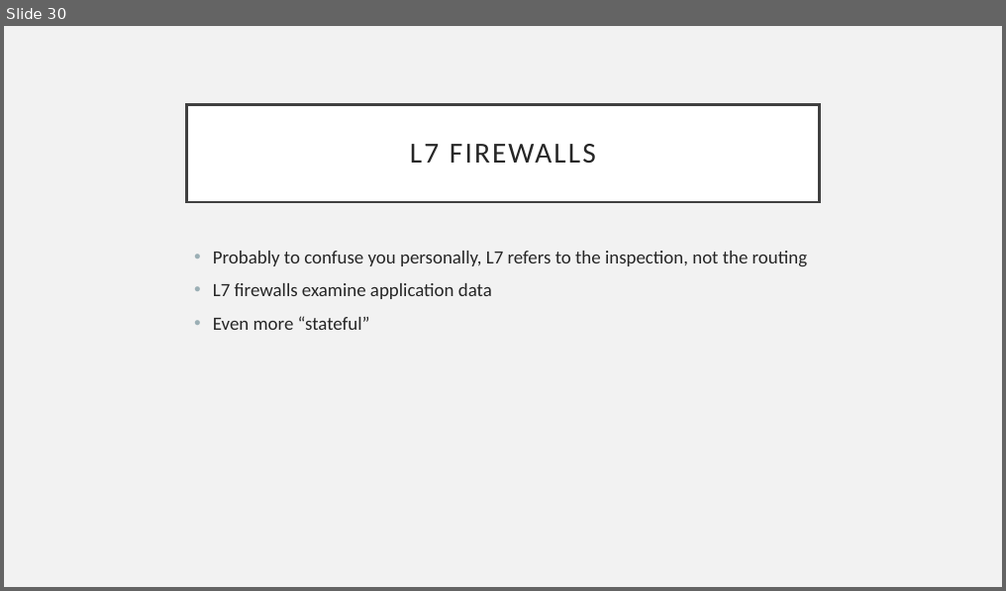
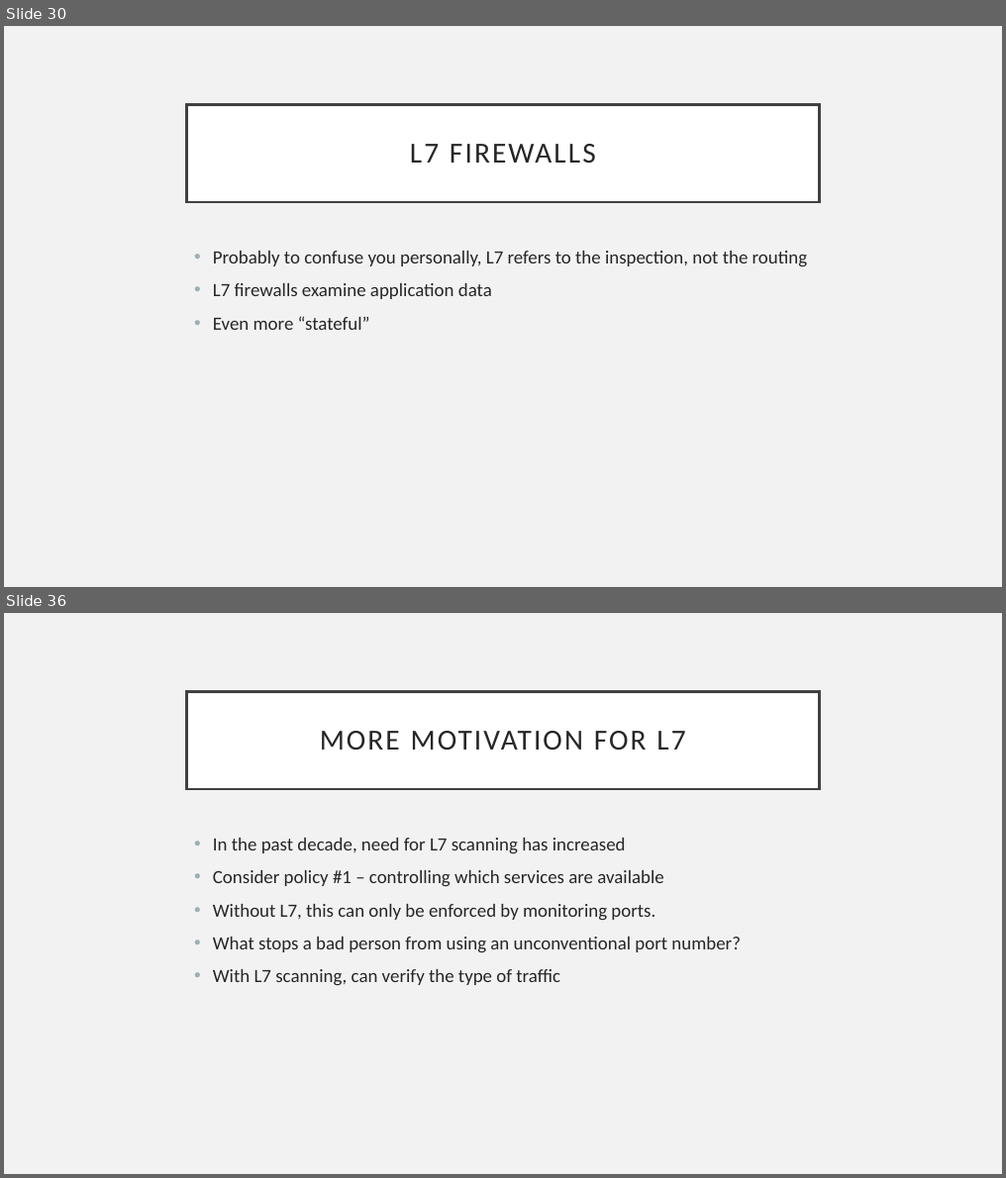
Before and after one commit to CrimsonVista/NetworkSecuritySpring2019, a slide deck: slides/08 Border Security.pptx. Shown one above the other, each under a label of ours: slide 30 before the commit, slides 30 and 36 after it; the slides between them are not shown. The pictures are 1006x591 and 1006x1178 pixels, drawn with LibreOffice and Linux fonts; fonts in the diff are those of the drawing. Boxes give left, top, right and bottom in pixels: in the first picture for what was removed or moved away, otherwise in the second. Text is boxed around its words. In the diff, an @@ line names an element or a change of style, - is before the commit and + after.

```diff
--- a/slides/08 Border Security.pptx
+++ b/slides/08 Border Security.pptx
@@ slide 36 added at box(4, 613, 1002, 1174), background #F2F2F2 @@
@@ title added at box(187, 691, 819, 789), fill #FFFFFF, outline #404040 2.5 pt, 28 pt, text #262626 @@
+MORE MOTIVATION FOR L7
@@ text added at box(213, 838, 741, 986), 18 pt, text #262626 @@
+• In the past decade, need for L7 scanning has increased
+• Consider policy #1 – controlling which services are available
+• Without L7, this can only be enforced by monitoring ports.
+• What stops a bad person from using an unconventional port number?
+• With L7 scanning, can verify the type of traffic
```
Also in this commit, not shown: 15 other slides added, 1 other file.
